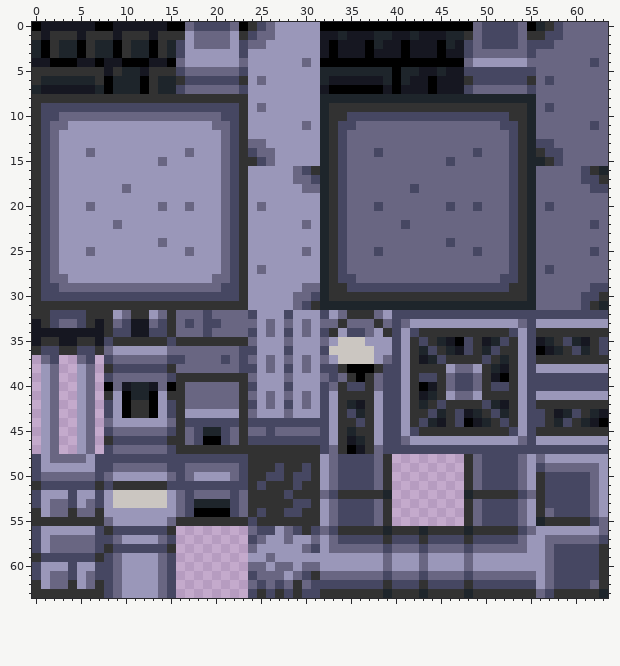
Pixel-art sprite -- Assets/sprites/TileSheet.png. Above, as it was before the edit.
The file is 64x64 pixels.
Once edited:
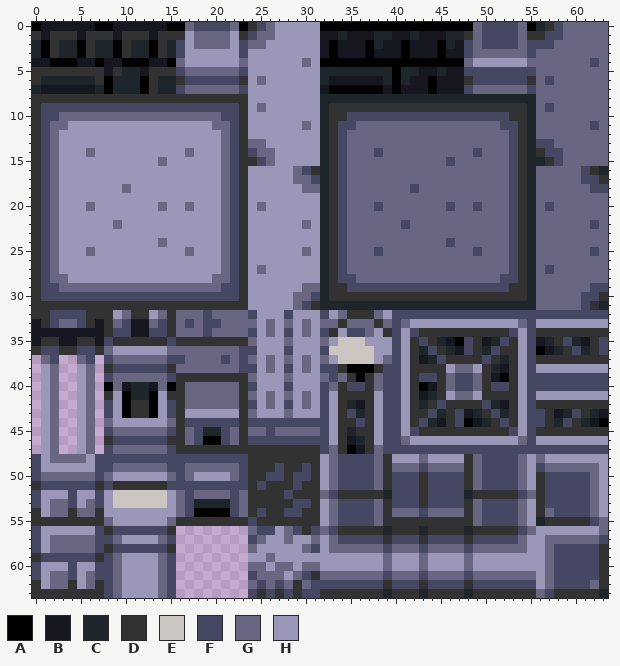
Palette (. is transparent): A #000000  B #161721  C #1e252b  D #323232  E #cbc6c1  F #464762  G #696682  H #9a97b9
What changed:
Colour D is added in rows 50 to 53 at x 43; in row 55 at x 40 to 47.
Colour F is added in row 49 at x 43; in rows 50 to 53 at x 40 to 42 and 44 to 47; in row 54 at x 43.
Colour G is added in row 48 at x 43; in row 49 at x 40 to 42 and 44 to 47; in row 54 at x 40 to 42 and 44 to 47.
Colour H is added in row 48 at x 40 to 42 and 44 to 47.
Pixel boxes of the changes (left, top, right, bottom) in both pictures:
added: (392, 454, 464, 526)
